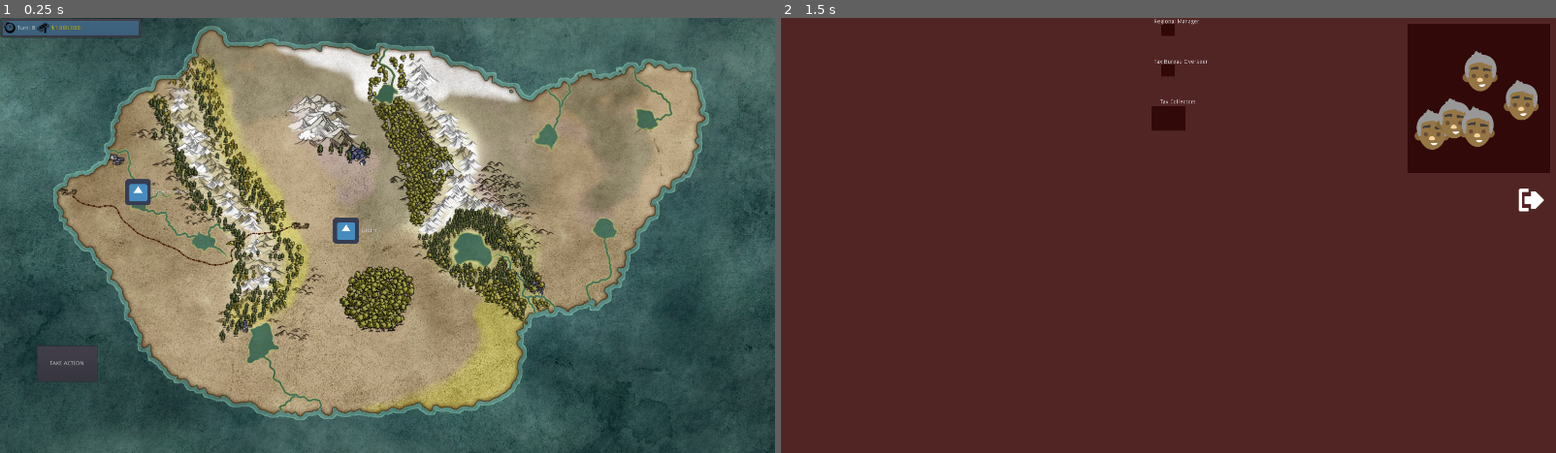
Above: before the commit, frames 1-2 (left to right).
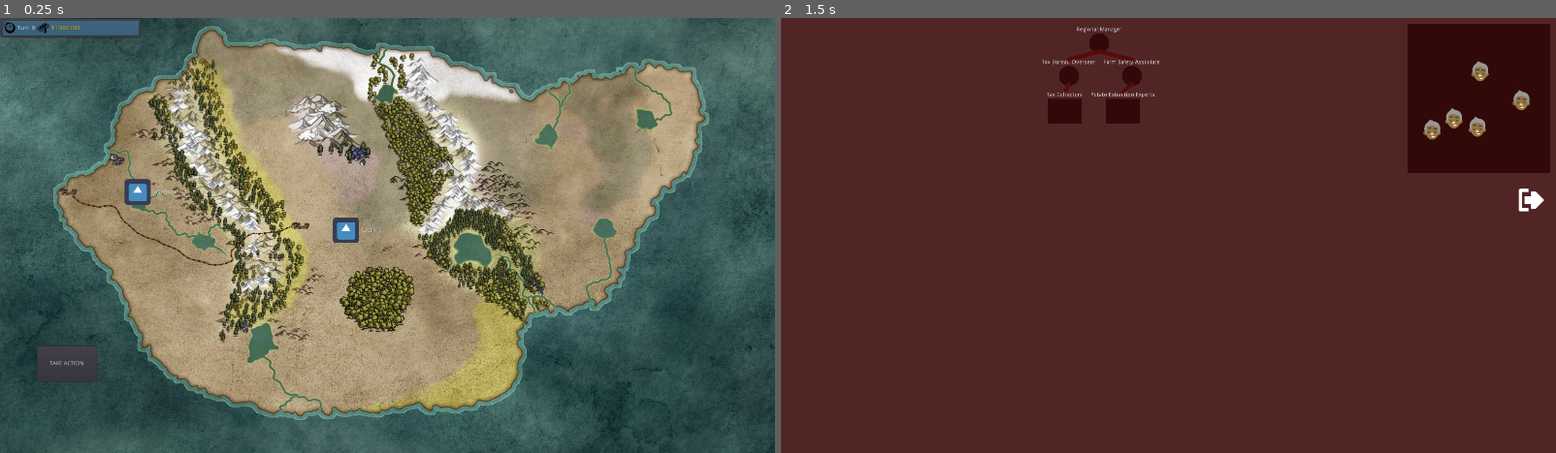
Above: after the commit, the same moments.

Repository: poohshoes/GMTK2020
Game: Godot game, scene res://World.tscn
The game is run twice, just before and just after one commit, with the same random seed, the same clock (stepped at 60 frames per second) and the same inputs. The engine's default icon, where the game draws it, is replaced by a stand-in: a white triangle on a blue panel in a dark square.
Inputs:
- Up to frame 1 (0.25 s): no input
- Up to frame 2 (1.5 s): click "Superpotamia" at 0.5 s; click "Gibbinz" at 1.25 s

The runs differ from the first frame. In frame 1, less than 0.1% of the frame differs, in the area x 16-50%, y 36-52%; in frame 2, 2.7%, in the area x 33-98%, y 0-31%.

Commit message:
Job tree layout and visuals update.

Diff:
--- a/Employee.tscn
+++ b/Employee.tscn
@@ -7,7 +7,7 @@
 script = ExtResource( 2 )
 
 [node name="Sprite" type="Sprite" parent="."]
-scale = Vector2( 0.5, 0.5 )
+scale = Vector2( 0.25, 0.25 )
 texture = ExtResource( 1 )
 
 [node name="CenterContainer" type="CenterContainer" parent="."]
@@ -15,10 +15,10 @@
 anchor_top = 0.5
 anchor_right = 0.5
 anchor_bottom = 0.5
-margin_left = -45.5
-margin_top = -46.5
-margin_right = 45.5
-margin_bottom = 46.5
+margin_left = -23.281
+margin_top = -23.6595
+margin_right = 24.719
+margin_bottom = 25.3405
 __meta__ = {
 "_edit_use_anchors_": false
 }
--- a/MultiJob.gd
+++ b/MultiJob.gd
@@ -9,12 +9,17 @@
 var employee = null
 
 func _ready():
-	var rect = $Background.get_rect()
-	width = rect.size.x
-	height = rect.size.y + rect.position.y
+	pass
 
 func set_title(text):
 	$Title.text = text
+	var size = $Title.get_minimum_size()
+	$Title.rect_size = size
+	$Title.rect_position.x = floor(-(size.x / 2))
+
+	var rect = $Background.get_rect()
+	width = max(rect.size.x, $Title.get_rect().size.x)
+	height = rect.size.y + rect.position.y
 
 func under_mouse():
 	var mouse = $Background.get_global_mouse_position()
--- a/MultiJob.tscn
+++ b/MultiJob.tscn
@@ -4,6 +4,12 @@
 
 [node name="MultiJob" type="Node2D"]
 script = ExtResource( 1 )
+
+[node name="Line2D" type="Line2D" parent="."]
+points = PoolVector2Array( 0, 0, 0, 0 )
+default_color = Color( 0.337255, 0.0431373, 0.0431373, 1 )
+begin_cap_mode = 2
+end_cap_mode = 2
 
 [node name="Background" type="ColorRect" parent="."]
 margin_left = -42.0
@@ -18,8 +24,8 @@
 [node name="Title" type="Label" parent="."]
 anchor_left = 0.5
 anchor_right = 0.5
-margin_left = -20.0
-margin_right = 20.0
+margin_left = -35.0
+margin_right = 35.0
 margin_bottom = 14.0
 text = "test"
 align = 1
--- a/RegionJobs.gd
+++ b/RegionJobs.gd
@@ -30,12 +30,29 @@
 	multiJobTemplate = load("res://MultiJob.tscn")
 
 	rootJob = get_single_job("Regional Manager", null)
+	var taxManager = get_single_job("Tax Bureau Overseer", rootJob)
+	var taxCollector = get_multi_job("Tax Collectors", taxManager)
+	var potatoManager = get_single_job("Farm Safety Associate", rootJob)
+	var potatioFarmer = get_multi_job("Potato Extraction Experts", potatoManager)
 
-	var taxManager = get_single_job("Tax Bureau Overseer", rootJob)
 
-	var taxCollector = get_multi_job("Tax Collectors", taxManager)
 
-	layout(rootJob)
+	var depthMaxHeight = []
+	var depthWidth = []
+	get_layout_sizes(rootJob, depthMaxHeight, depthWidth, 0)
+	var depthHeight = []
+	var runningHeight = 20
+	for i in range(depthMaxHeight.size()):
+		depthHeight.append(runningHeight)
+		runningHeight += depthMaxHeight[i] + 20
+	#var maxWidth = depthWidth.max()
+	var currentDepthWidth = []
+	var graphWidth = viewport.x - $EmployeePool.get_rect().size.x
+	for depth in range(depthWidth.size()):
+		var unusedWidth = graphWidth - depthWidth[depth]
+		currentDepthWidth.append(unusedWidth / 2)
+	layout(rootJob, depthHeight, depthWidth, currentDepthWidth, 0)
+
 
 
 	var employeeTemplate = load("res://Employee.tscn")
@@ -47,9 +64,36 @@
 		employee.position.y = $EmployeePool.rect_position.y + (randi()%int($EmployeePool.rect_size.y))
 		employee.connect("drag_end", self, "employee_drag_end")
 
+func get_layout_sizes(node, height, width, depth):
+	if width.size() <= depth:
+		width.append(0)
+		height.append(0)
+	width[depth] += node.width + 10
+	height[depth] = max(node.height, height[depth])
+
+	for child in node.children:
+		get_layout_sizes(child, height, width, depth + 1)
+
+func layout(node, height, width, currentWidth, depth):
+	var hMargin = 10
+	currentWidth[depth] += hMargin
+	node.position.x = floor(currentWidth[depth] + (node.width / 2))
+	currentWidth[depth] += hMargin + node.width
+	node.position.y = floor(height[depth])
+
+	if node.parent != null:
+		var parentPosition = node.parent.get_global_position()
+		var myPosition = node.get_global_position()
+		var lineOffset = parentPosition - myPosition
+		lineOffset.y += node.parent.height
+		var line = node.get_node("Line2D")
+		line.points[1] = lineOffset
+
+	for child in node.children:
+		layout(child, height, width, currentWidth, depth + 1)
 
 
-func layout(node):
+func layout2(node):
 	if node.parent == null:
 		node.position.y = 0;
 		node.position.x = viewport.x / 2
@@ -58,7 +102,7 @@
 		node.position.x = node.parent.position.x
 
 	for child in node.children:
-		layout(child)
+		layout2(child)
 
 
 func get_single_job(labelText, parent):
--- a/SingleJob.gd
+++ b/SingleJob.gd
@@ -1,14 +1,33 @@
 extends Node2D
 
-#export var isUnderMouse = false
+export(int) var width;
+export(int) var height;
 
 var parent = null
 var children = []
 
 var employee = null
 
+func _ready():
+	pass
+
+func _process(delta):
+	pass
+
+func _draw():
+	var position = $Background.rect_position
+	var color = Color("310909")
+	draw_circle(position + ($Background.rect_size / 2), 25, color)
+
 func set_title(text):
 	$Title.text = text
+	var size = $Title.get_minimum_size()
+	$Title.rect_size = size
+	$Title.rect_position.x = floor(-(size.x / 2))
+
+	var rect = $Background.get_rect()
+	width = max(rect.size.x, $Title.get_rect().size.x)
+	height = rect.size.y + rect.position.y
 
 func under_mouse():
 	var mouse = $Background.get_global_mouse_position()
--- a/SingleJob.tscn
+++ b/SingleJob.tscn
@@ -5,11 +5,22 @@
 [node name="Node2D" type="Node2D"]
 script = ExtResource( 1 )
 
+[node name="Line2D" type="Line2D" parent="."]
+points = PoolVector2Array( 0, 0, 0, 0 )
+default_color = Color( 0.337255, 0.0431373, 0.0431373, 1 )
+begin_cap_mode = 2
+end_cap_mode = 2
+
 [node name="Background" type="ColorRect" parent="."]
-margin_left = -16.1621
-margin_top = 13.3568
-margin_right = 15.8379
-margin_bottom = 43.3568
+visible = false
+anchor_left = 0.5
+anchor_top = 0.5
+anchor_right = 0.5
+anchor_bottom = 0.5
+margin_left = -20.9703
+margin_top = 20.2893
+margin_right = 22.0297
+margin_bottom = 61.2893
 color = Color( 0.192157, 0.0352941, 0.0352941, 1 )
 __meta__ = {
 "_edit_use_anchors_": false
@@ -21,6 +32,7 @@
 margin_left = -35.0
 margin_right = 35.0
 margin_bottom = 14.0
+text = "test"
 align = 1
 __meta__ = {
 "_edit_use_anchors_": false
--- a/World.tscn
+++ b/World.tscn
@@ -83,11 +83,11 @@
 [node name="Regions" type="Node2D" parent="."]
 
 [node name="RegionA" parent="Regions" instance=ExtResource( 4 )]
-position = Vector2( 304.964, 392.417 )
+position = Vector2( 304, 392 )
 region_name = "Superpotamia"
 
 [node name="RegionB" parent="Regions" instance=ExtResource( 4 )]
-position = Vector2( 820.174, 487.826 )
+position = Vector2( 820, 487 )
 region_name = "Gibbinz"
 
 [node name="EndTurnButton" type="Button" parent="."]
